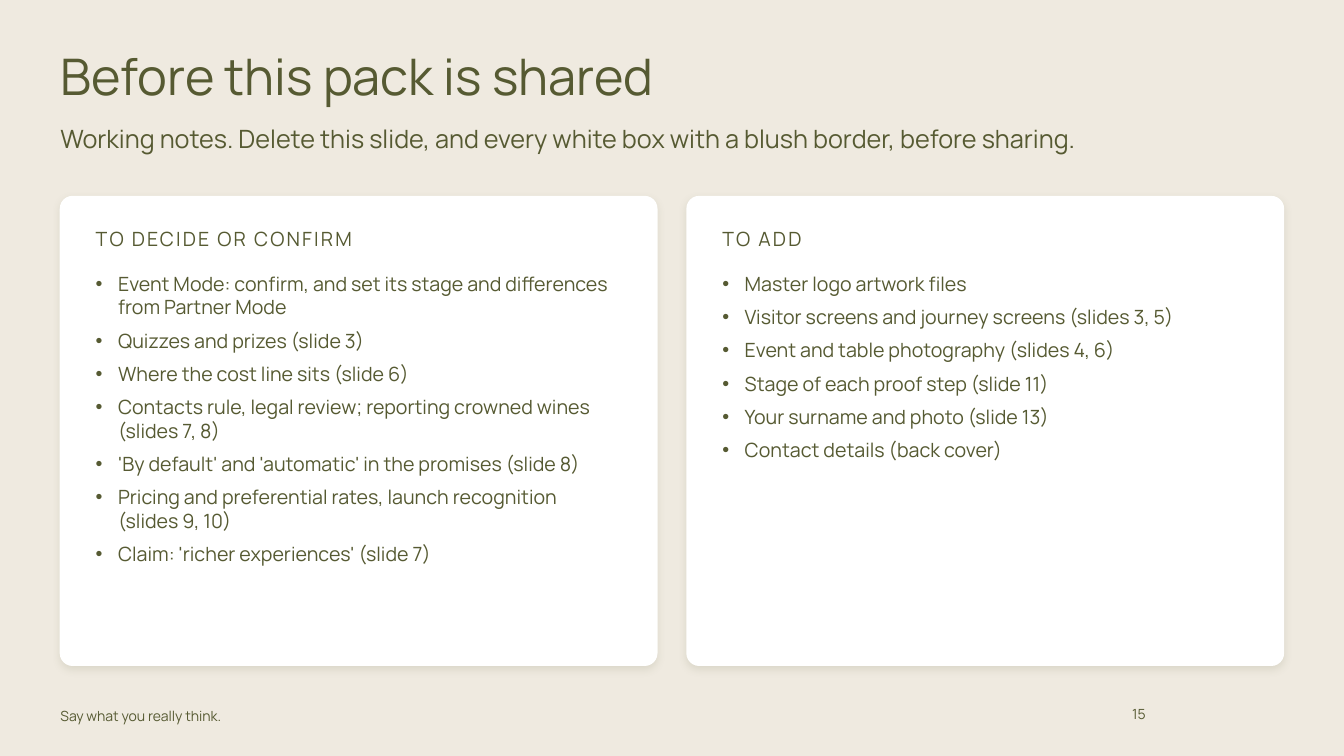
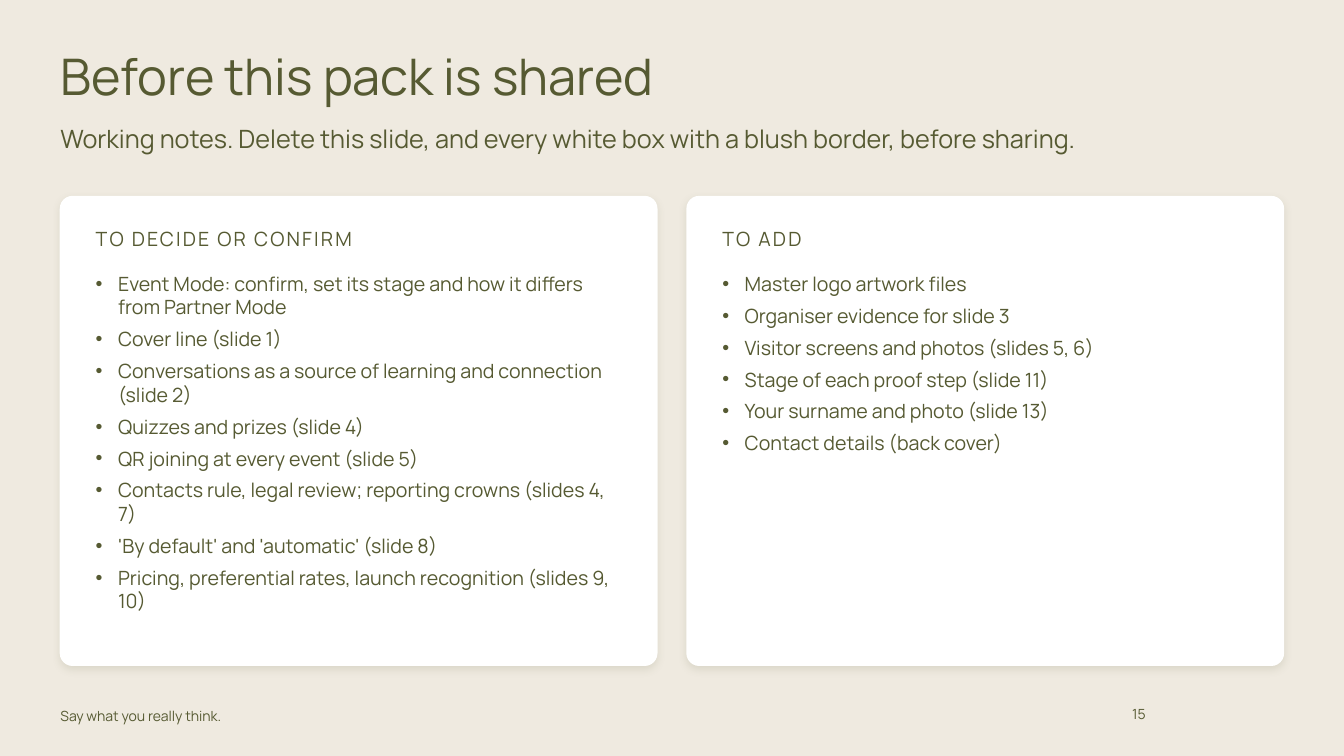
Before and after one commit to carrie147/entre-amis-brand-agent, a slide deck: slide 15 of decks/Entre Amis - Event Mode pack - DRAFT.pptx. Drawn at 1344x756 pixels with LibreOffice and Linux fonts; fonts in the diff are those of the drawing; background and template pictures are left out. Boxes give left, top, right and bottom in pixels: in the first picture for what was removed or moved away, otherwise in the second. Text is boxed around its words. In the diff, an @@ line names an element or a change of style, - is before the commit and + after.

```diff
--- a/decks/Entre Amis - Event Mode pack - DRAFT.pptx
+++ b/decks/Entre Amis - Event Mode pack - DRAFT.pptx
@@ text at bbox=[118, 276, 609, 611]: text changed @@
-• Event Mode: confirm, and set its stage and differences from Partner Mode
-• Quizzes and prizes (slide 3)
-• Where the cost line sits (slide 6)
-• Contacts rule, legal review; reporting crowned wines (slides 7, 8)
-• 'By default' and 'automatic' in the promises (slide 8)
-• Pricing and preferential rates, launch recognition (slides 9, 10)
-• Claim: 'richer experiences' (slide 7)
+• Event Mode: confirm, set its stage and how it differs from Partner Mode
+• Cover line (slide 1)
+• Conversations as a source of learning and connection (slide 2)
+• Quizzes and prizes (slide 4)
+• QR joining at every event (slide 5)
+• Contacts rule, legal review; reporting crowns (slides 4, 7)
+• 'By default' and 'automatic' (slide 8)
+• Pricing, preferential rates, launch recognition (slides 9, 10)
@@ text at bbox=[745, 276, 1049, 454]: less space between paragraphs @@
@@ text at bbox=[745, 338, 1094, 360]: text changed @@
-• Visitor screens and journey screens (slides 3, 5)
-• Event and table photography (slides 4, 6)
+• Organiser evidence for slide 3
+• Visitor screens and photos (slides 5, 6)
```
Also in this commit, not shown: 6 other slides changed, 5 slides added, 5 slides removed, 2 other files.
